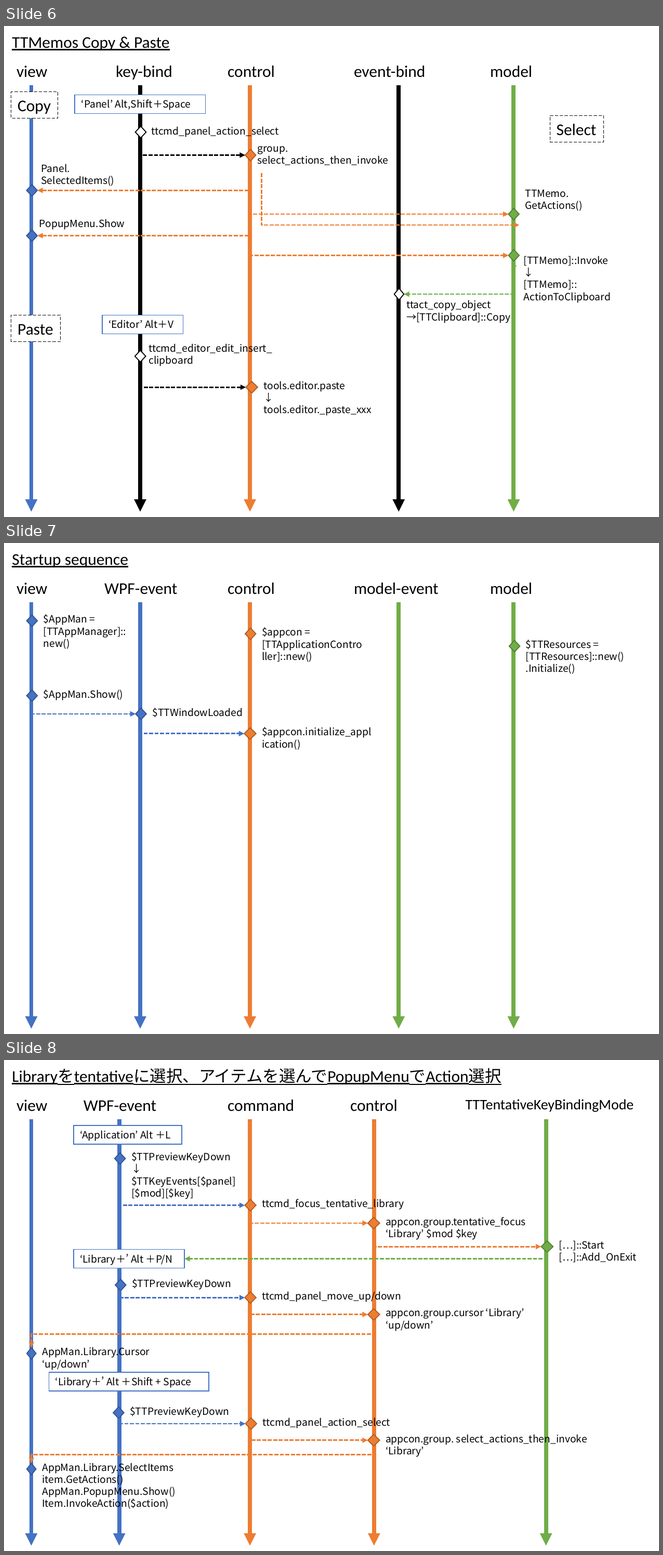
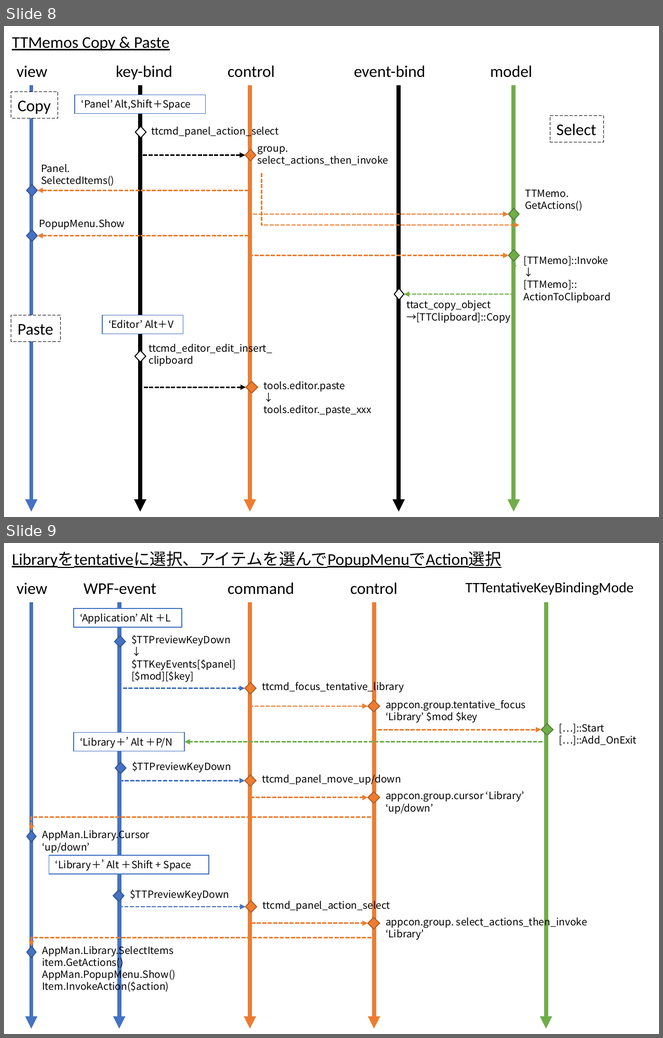
Before and after one commit to gogowooky/ThinktankPS, a slide deck: thinktank.pptx. Shown one above the other, each under a label of ours: slides 6, 7 and 8 before the commit, slides 8 and 9 after it. The pictures are 663x1555 and 663x1038 pixels, drawn with LibreOffice and Linux fonts; fonts in the diff are those of the drawing. Boxes give left, top, right and bottom in pixels: in the first picture for what was removed or moved away, otherwise in the second. Text is boxed around its words. In the diff, an @@ line names an element or a change of style, - is before the commit and + after.

```diff
--- a/thinktank.pptx
+++ b/thinktank.pptx
@@ slide 7 removed at box(4, 543, 659, 1034), background #FFFFFF @@
@@ text removed at box(12, 554, 128, 567) @@
-Startup sequence
@@ text removed at box(16, 583, 47, 594) @@
-view
@@ text removed at box(104, 583, 177, 594) @@
-WPF-event
@@ text removed at box(228, 583, 275, 594) @@
-control
@@ text removed at box(354, 583, 439, 594) @@
-model-event
@@ text removed at box(490, 583, 532, 594) @@
-model
@@ group removed at box(32, 602, 514, 1029): 5 arrows @@
@@ diamond removed at box(27, 615, 37, 627) @@
@@ text removed at box(44, 614, 127, 649) @@
-$AppMan = [TTAppManager]::new()
@@ diamond removed at box(245, 628, 256, 640) @@
@@ text removed at box(262, 627, 312, 662) @@
-$appcon = [TTApplicationController]::new()
@@ diamond removed at box(509, 641, 520, 652) @@
@@ text removed at box(526, 640, 624, 674) @@
-$TTResources = [TTResources]::new().Initialize()
@@ diamond removed at box(27, 690, 37, 702) @@
@@ text removed at box(44, 690, 123, 701) @@
-$AppMan.Show()
@@ elbow arrow removed from (32, 702) to (136, 714) @@
@@ diamond removed at box(136, 708, 146, 720) @@
@@ text removed at box(152, 708, 243, 718) @@
-$TTWindowLoaded
@@ elbow arrow removed from (141, 720) to (244, 734) @@
@@ diamond removed at box(244, 728, 256, 740) @@
@@ text removed at box(262, 727, 372, 738) @@
-$appcon.initialize_application()
@@ what was slide 6 is now slide 8 @@
@@ what was slide 8 is now slide 9 @@
```
Also in this commit, not shown: 2 slides added, 8 other files.
